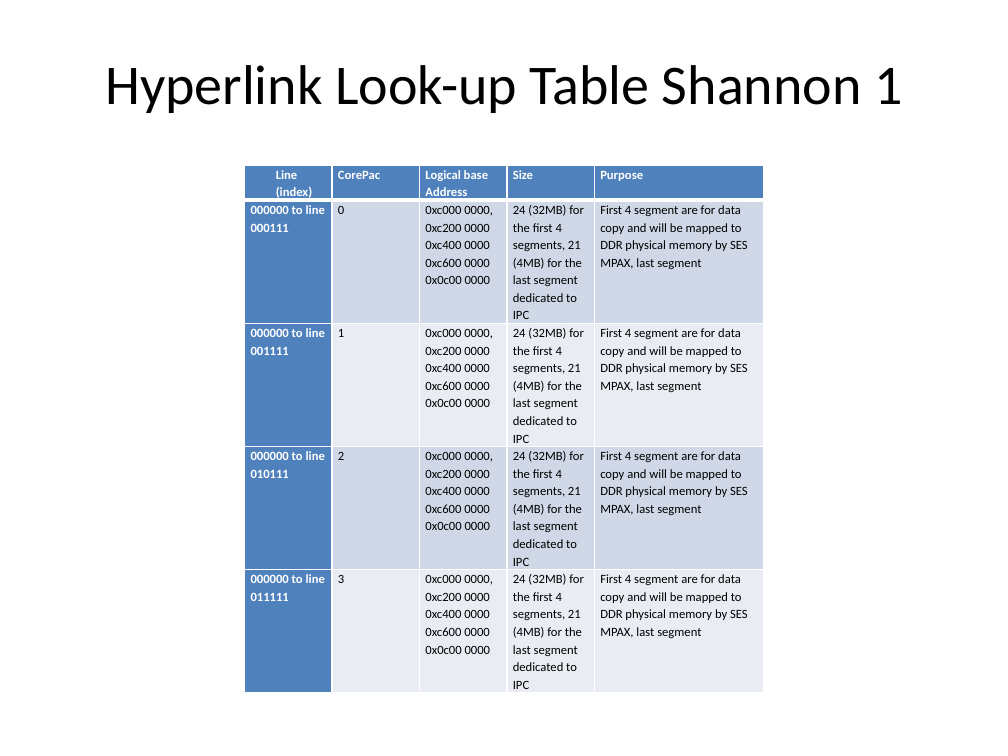
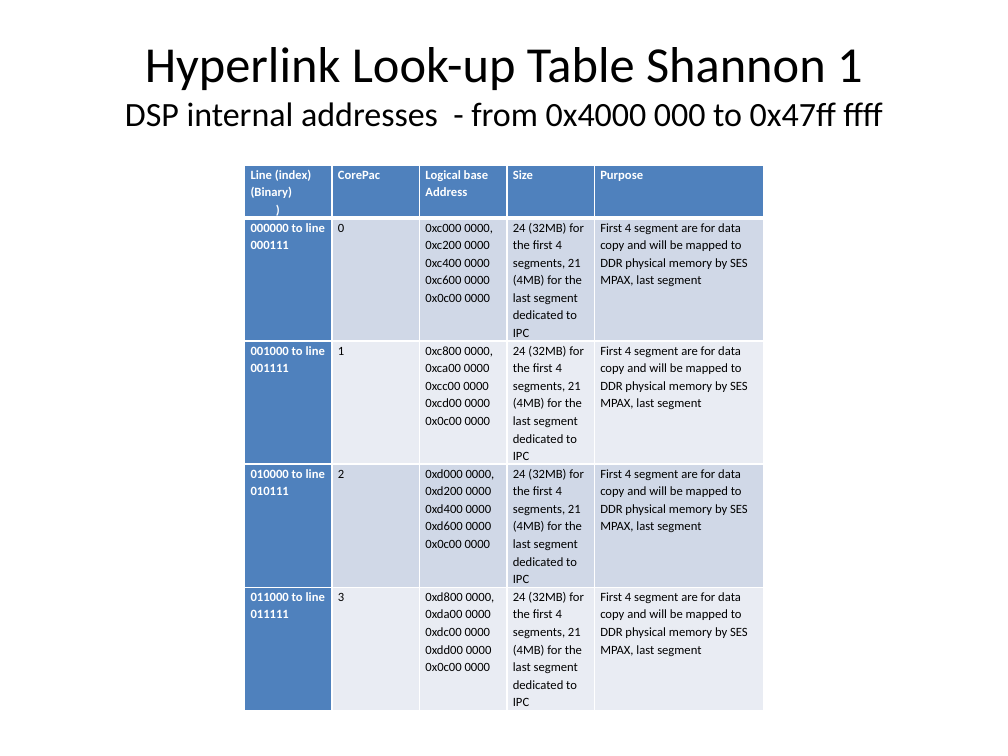
Before and after one commit to hari1989/keystone-workshop, a slide deck: slide 34 of preliminary/Working/presentations/Implementation_of_ProDrive_Model.pptx (slide 33 before the commit). Drawn at 1008x756 pixels with LibreOffice and Linux fonts; fonts in the diff are those of the drawing. Boxes give left, top, right and bottom in pixels: in the first picture for what was removed or moved away, otherwise in the second. Text is boxed around its words. In the diff, an @@ line names an element or a change of style, - is before the commit and + after.

```diff
--- a/preliminary/Working/presentations/Implementation_of_ProDrive_Model.pptx
+++ b/preliminary/Working/presentations/Implementation_of_ProDrive_Model.pptx
@@ title at box(125, 47, 882, 127): text changed; size 40 to 24.3 pt @@
-Hyperlink Look-up Table Shannon 1
+Hyperlink Look-up Table Shannon 1
+DSP internal addresses - from 0x4000 000 to 0x47ff ffff
@@ table at box(245, 165, 765, 710) @@
-row 1, column 1: Line (index)
+row 1, column 1: Line (index) / (Binary) / )
-row 3, column 1: 000000 to line 001111
+row 3, column 1: 001000 to line 001111
-row 3, column 3: 0xc000 0000, / 0xc200 0000 / 0xc400 0000 / 0xc600 0000 / 0x0c00 0000
+row 3, column 3: 0xc800 0000, / 0xca00 0000 / 0xcc00 0000 / 0xcd00 0000 / 0x0c00 0000
-row 4, column 1: 000000 to line 010111
+row 4, column 1: 010000 to line 010111
-row 4, column 3: 0xc000 0000, / 0xc200 0000 / 0xc400 0000 / 0xc600 0000 / 0x0c00 0000
+row 4, column 3: 0xd000 0000, / 0xd200 0000 / 0xd400 0000 / 0xd600 0000 / 0x0c00 0000
-row 5, column 1: 000000 to line 011111
+row 5, column 1: 011000 to line 011111
-row 5, column 3: 0xc000 0000, / 0xc200 0000 / 0xc400 0000 / 0xc600 0000 / 0x0c00 0000
+row 5, column 3: 0xd800 0000, / 0xda00 0000 / 0xdc00 0000 / 0xdd00 0000 / 0x0c00 0000
```
Also in this commit, not shown: 21 other slides changed, 34 slides added.
